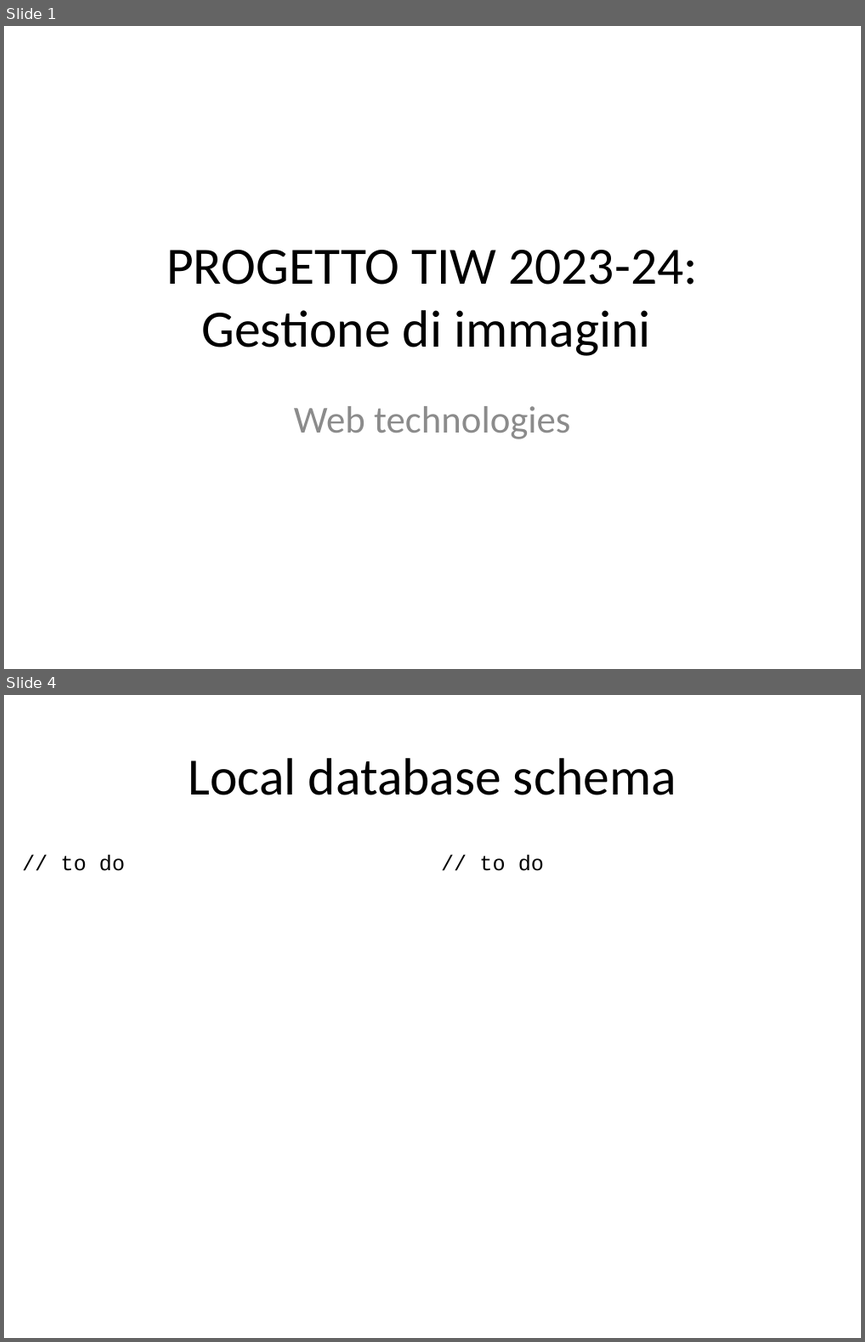
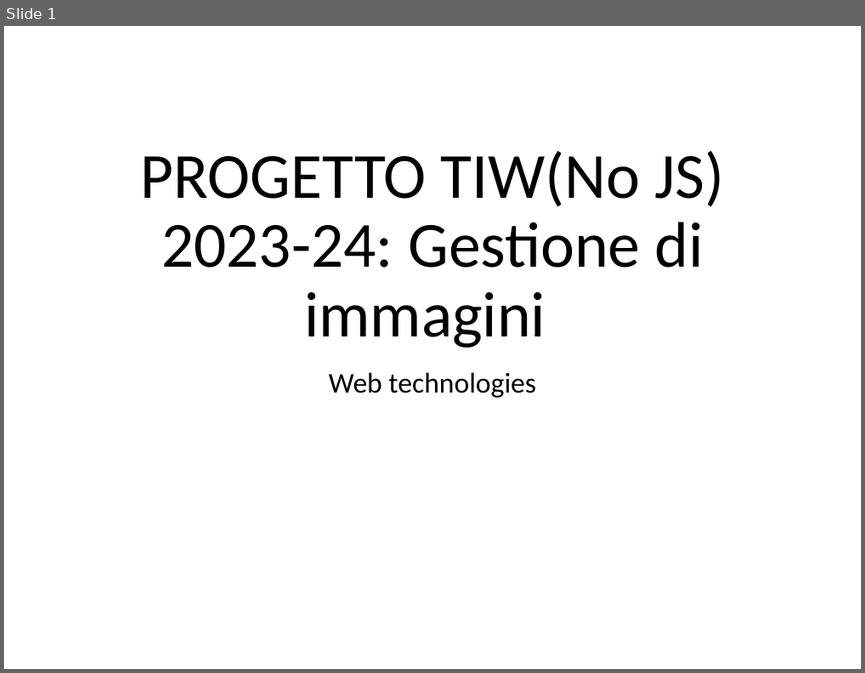
Before and after one commit to vittpall/ProgettoTIW, a slide deck: assets/progettazioneTiw.pptx. Shown one above the other, each under a label of ours: slides 1 and 4 before the commit, slide 1 after it; the slides between them are not shown. The pictures are 865x1342 and 865x673 pixels, drawn with LibreOffice and Linux fonts; fonts in the diff are those of the drawing. Boxes give left, top, right and bottom in pixels: in the first picture for what was removed or moved away, otherwise in the second. Text is boxed around its words. In the diff, an @@ line names an element or a change of style, - is before the commit and + after.

```diff
--- a/assets/progettazioneTiw.pptx
+++ b/assets/progettazioneTiw.pptx
@@ slide 4 removed at <box>4,695,861,1338</box>, background #FFFFFF @@
@@ title removed at <box>188,758,676,795</box> @@
-Local database schema
@@ text removed at <box>61,855,125,871</box> @@
-// to do
@@ text removed at <box>479,855,544,871</box> @@
-// to do
@@ slide 1 changed as well @@
@@ title "PROGETTO TIW(No JS) 2023-24: Gestione ..." at <box>140,151,724,347</box>: vertical alignment middle to bottom @@
@@ title at <box>140,151,724,347</box>: text changed; size 44 to 54 pt @@
-PROGETTO TIW 2023-24: Gestione di immagini
+PROGETTO TIW(No JS) 2023-24: Gestione di immagini
@@ subtitle "Web technologies": place and size @@
-subtitle "Web technologies" at <box>294,406,570,439</box>
+subtitle "Web technologies" at <box>329,372,536,397</box>
@@ subtitle "Web technologies" at <box>329,372,536,397</box>: size 32 to 24 pt, text colour #8C8C8C to #000000; line spacing 1 to 0.9; more space between paragraphs @@
```
Also in this commit, not shown: 6 other slides changed, 7 slides added, 2 other slides removed.
